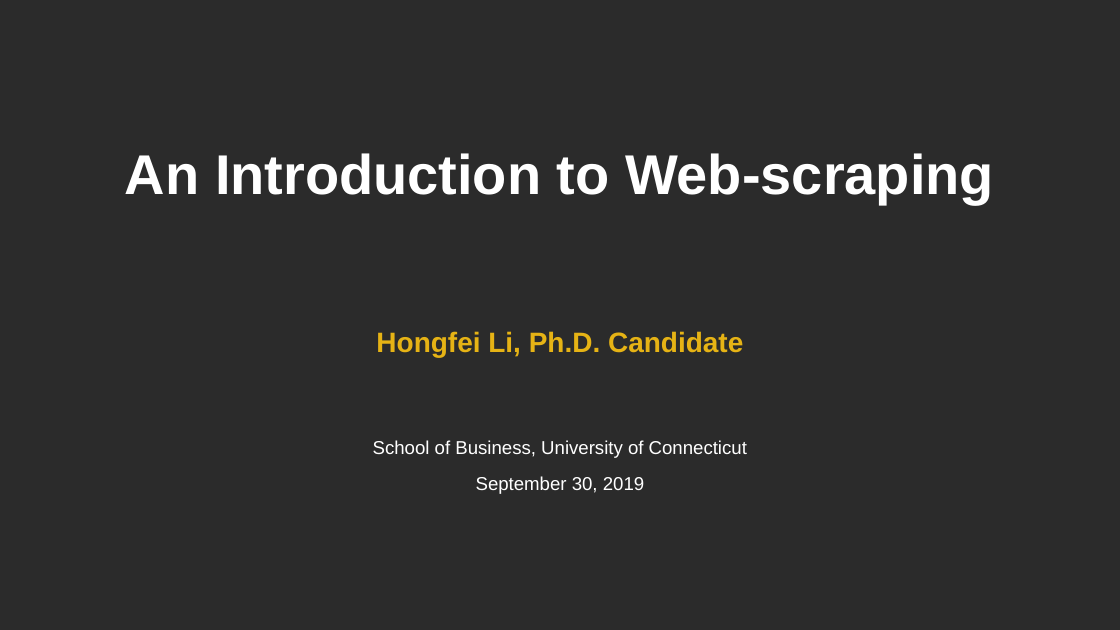
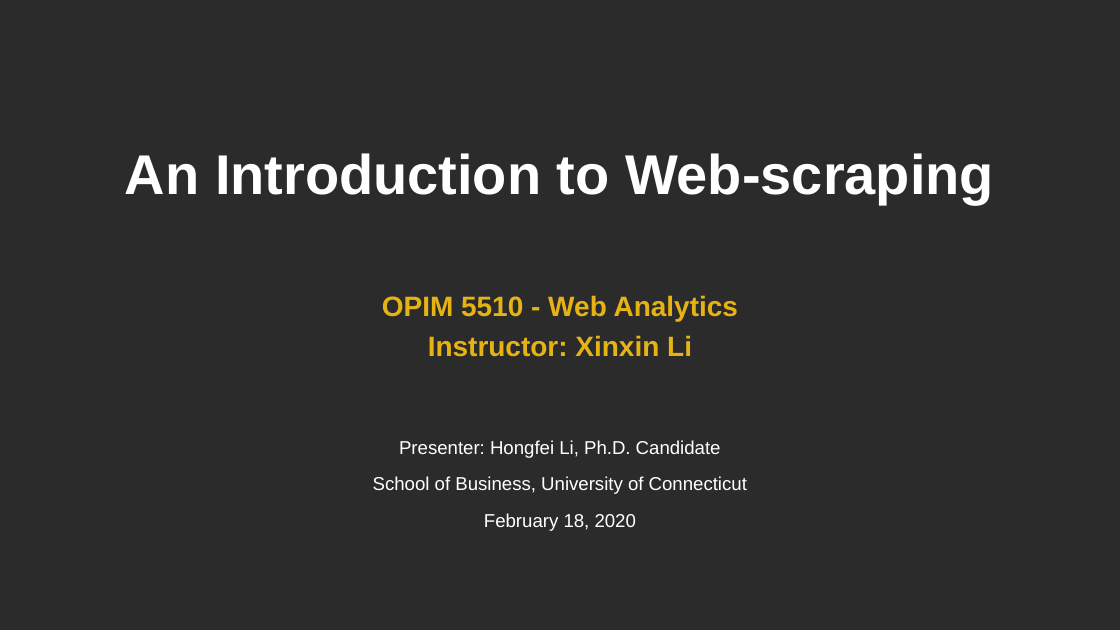
Before and after one commit to HongfeiUconn/Introduction-to-Web-scraping, a slide deck: slide 1 of Introduction to Webscraping.pptx. Drawn at 1120x630 pixels with LibreOffice and Linux fonts; fonts in the diff are those of the drawing; background and template pictures are left out; a plain dark background stands for a picture behind light text. Boxes give left, top, right and bottom in pixels: in the first picture for what was removed or moved away, otherwise in the second. Text is boxed around its words. In the diff, an @@ line names an element or a change of style, - is before the commit and + after.

```diff
--- a/Introduction to Webscraping.pptx
+++ b/Introduction to Webscraping.pptx
@@ text at bbox=[382, 295, 738, 357]: text changed @@
-Hongfei Li, Ph.D. Candidate
+OPIM 5510 - Web Analytics
+Instructor: Xinxin Li
@@ text at bbox=[399, 440, 721, 458]: paragraph added @@
+Presenter: Hongfei Li, Ph.D. Candidate
@@ text at bbox=[484, 513, 636, 531]: text changed @@
-September 30, 2019
+February 18, 2020
```
Also in this commit, not shown: 2 other slides changed, 1 other file.
